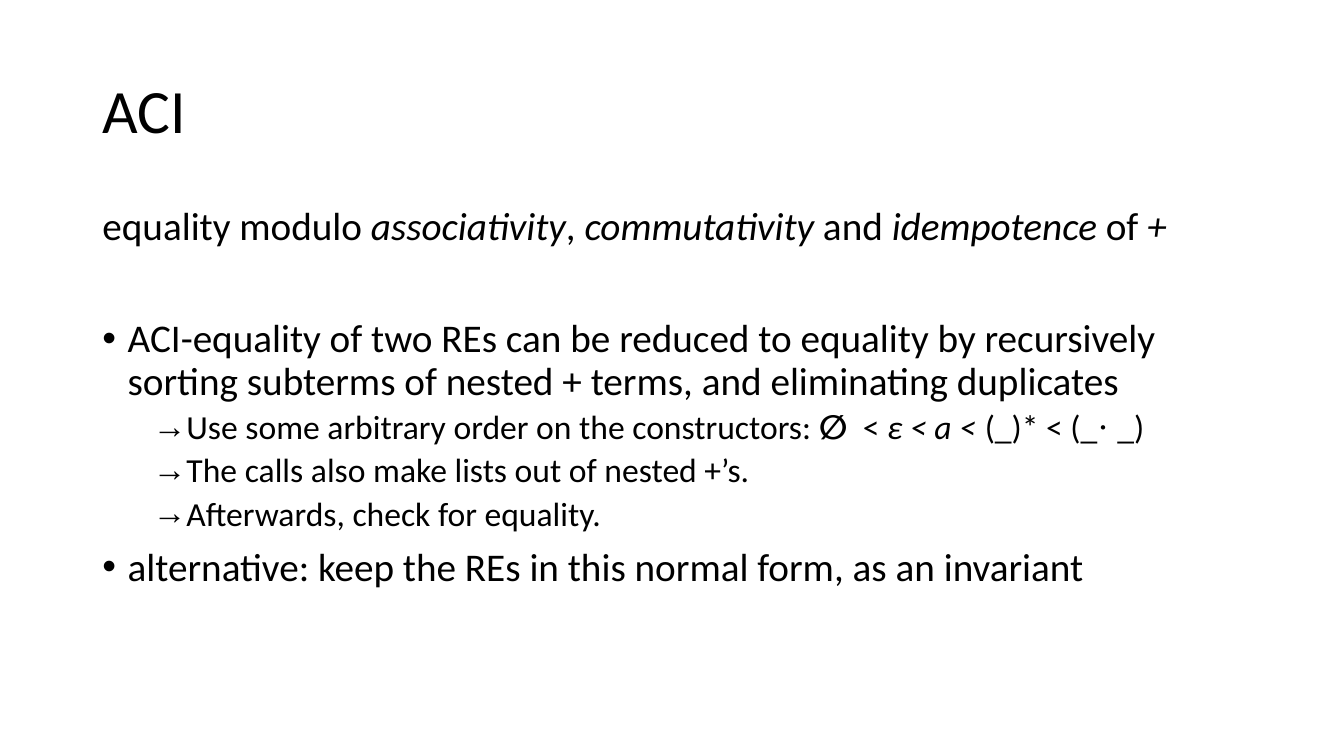
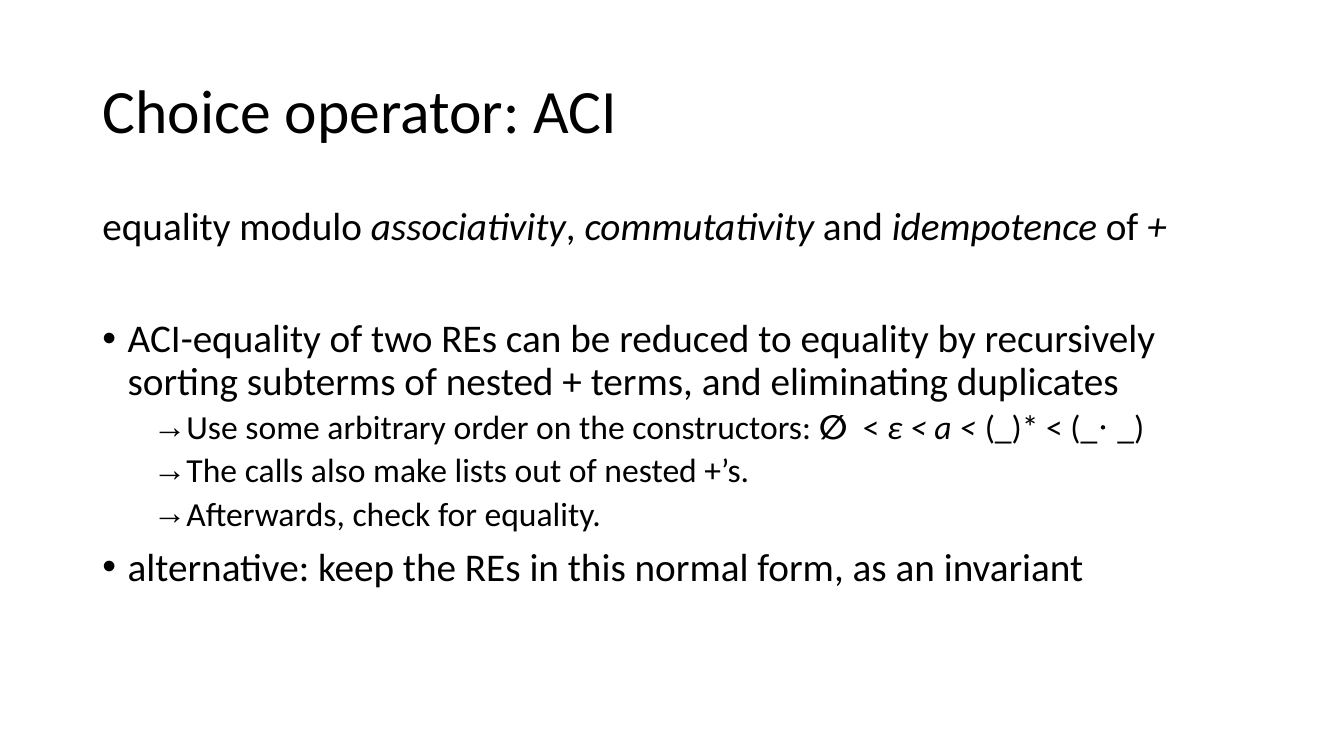
Before and after one commit to Helli/fds_seminar, a slide deck: slide 16 of slides.pptx (slide 15 before the commit). Drawn at 1344x756 pixels with LibreOffice and Linux fonts; fonts in the diff are those of the drawing. Boxes give left, top, right and bottom in pixels: in the first picture for what was removed or moved away, otherwise in the second. Text is boxed around its words. In the diff, an @@ line names an element or a change of style, - is before the commit and + after.

```diff
--- a/slides.pptx
+++ b/slides.pptx
@@ title at (102, 90, 617, 143): text changed @@
-ACI
+Choice operator: ACI
```
Also in this commit, not shown: 2 other slides changed, 1 slide added.
